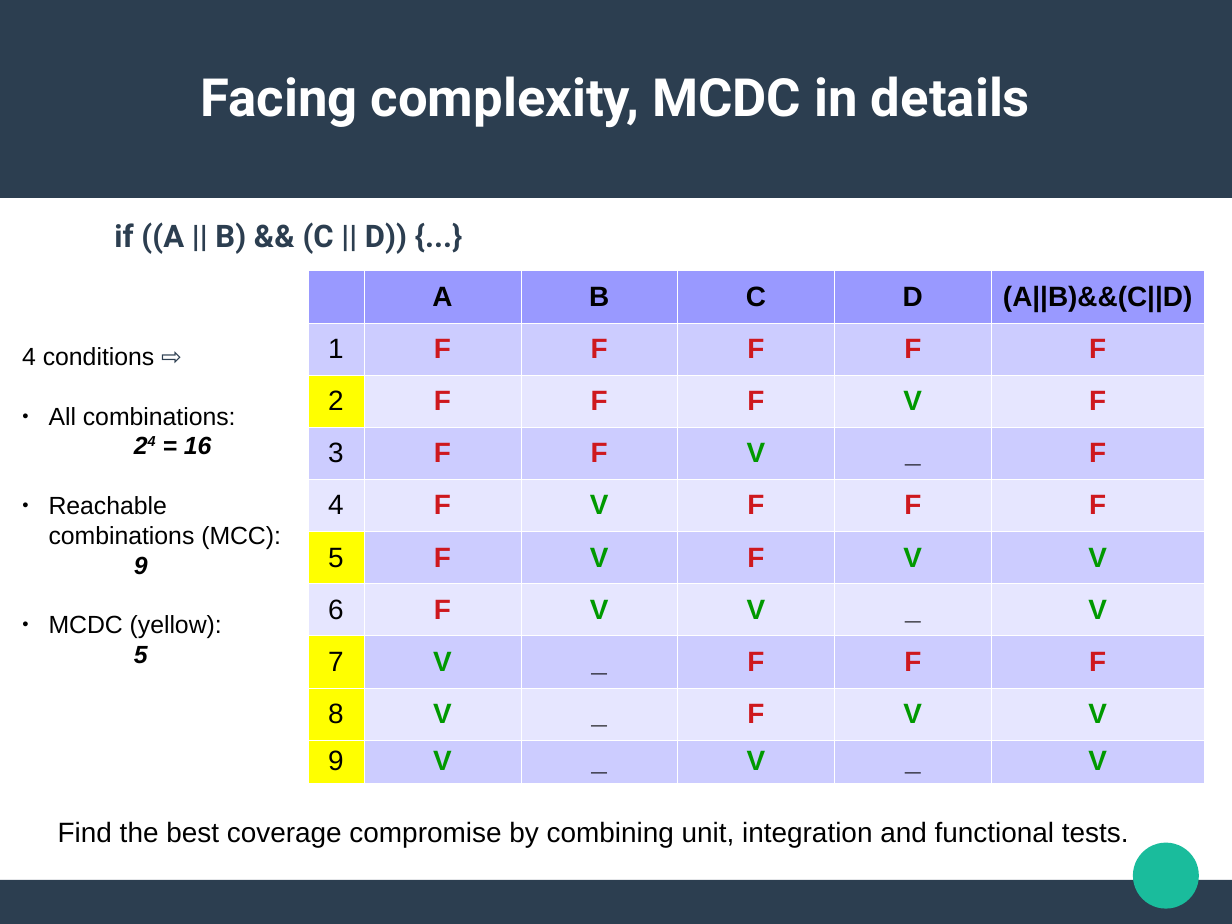
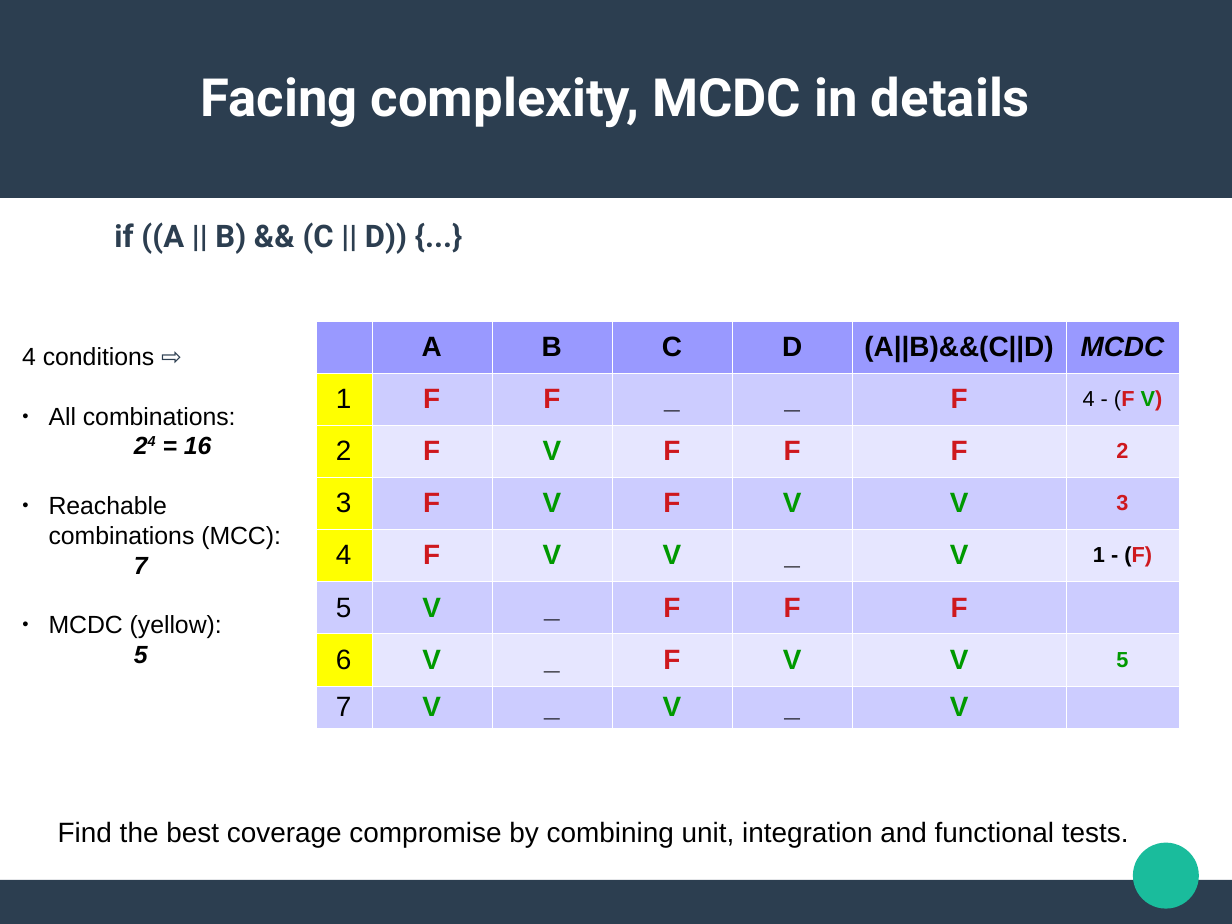
Before and after one commit to jldelarbre/lectureNotes, a slide deck: slide 21 of Slides/lesson3/TestableCode.odp. Drawn at 1232x924 pixels with LibreOffice and Linux fonts; fonts in the diff are those of the drawing. Boxes give left, top, right and bottom in pixels: in the first picture for what was removed or moved away, otherwise in the second. Text is boxed around its words. In the diff, an @@ line names an element or a change of style, - is before the commit and + after.

```diff
--- a/Slides/lesson3/TestableCode.odp
+++ b/Slides/lesson3/TestableCode.odp
@@ table at (316,321,1182,729) @@
- | A | B | C | D | (A||B)&&(C||D)
-1 | F | F | F | F | F
-2 | F | F | F | V | F
-3 | F | F | V | _ | F
-4 | F | V | F | F | F
-5 | F | V | F | V | V
-6 | F | V | V | _ | V
-7 | V | _ | F | F | F
-8 | V | _ | F | V | V
-9 | V | _ | V | _ | V
+ | A | B | C | D | (A||B)&&(C||D) | MCDC
+1 | F | F | _ | _ | F | 4 - (F V)
+2 | F | V | F | F | F | 2
+3 | F | V | F | V | V | 3
+4 | F | V | V | _ | V | 1 - (F)
+5 | V | _ | F | F | F | 
+6 | V | _ | F | V | V | 5
+7 | V | _ | V | _ | V | 
@@ table: place and size @@
-table at (307,271,1203,783)
+table at (316,321,1182,729)
@@ text at (134,557,148,574): text changed @@
-9
+7
```
Also in this commit, not shown: 4 other slides changed, 21 other files.
